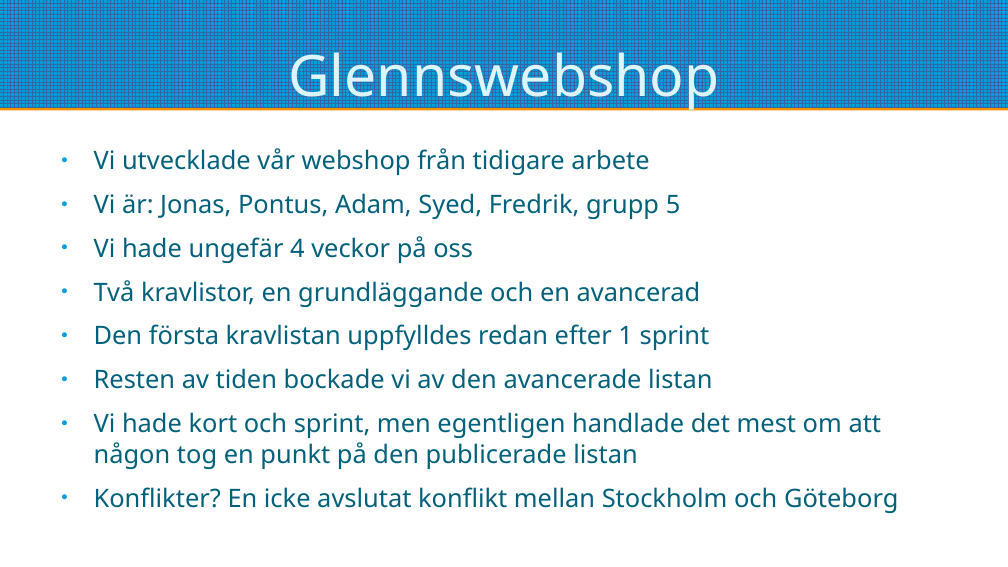
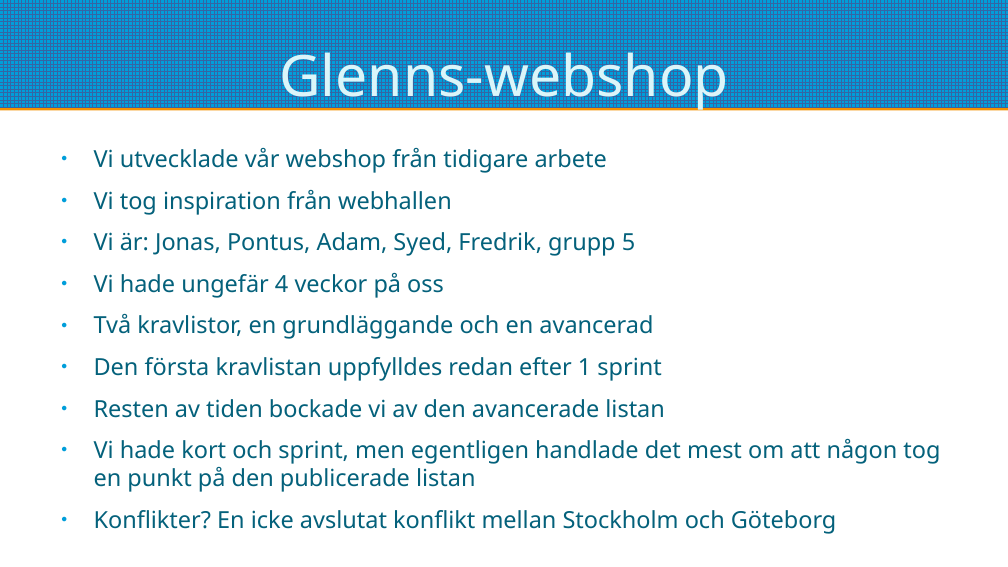
Before and after one commit to pontusOlssonGit/glenns-webshop, a slide deck: slide 1 of redovisning.odp. Drawn at 1008x567 pixels with LibreOffice and Linux fonts; fonts in the diff are those of the drawing. Boxes give left, top, right and bottom in pixels: in the first picture for what was removed or moved away, otherwise in the second. Text is boxed around its words. In the diff, an @@ line names an element or a change of style, - is before the commit and + after.

```diff
--- a/redovisning.odp
+++ b/redovisning.odp
@@ title at bbox=[279, 42, 729, 111]: text changed @@
-Glennswebshop
+Glenns-webshop
@@ text at bbox=[94, 148, 940, 534]: size 20 to 18.5 pt @@
@@ text at bbox=[94, 190, 452, 215]: paragraph added @@
+● Vi tog inspiration från webhallen
```
Also in this commit, not shown: 7 other slides changed, 2 other files.
